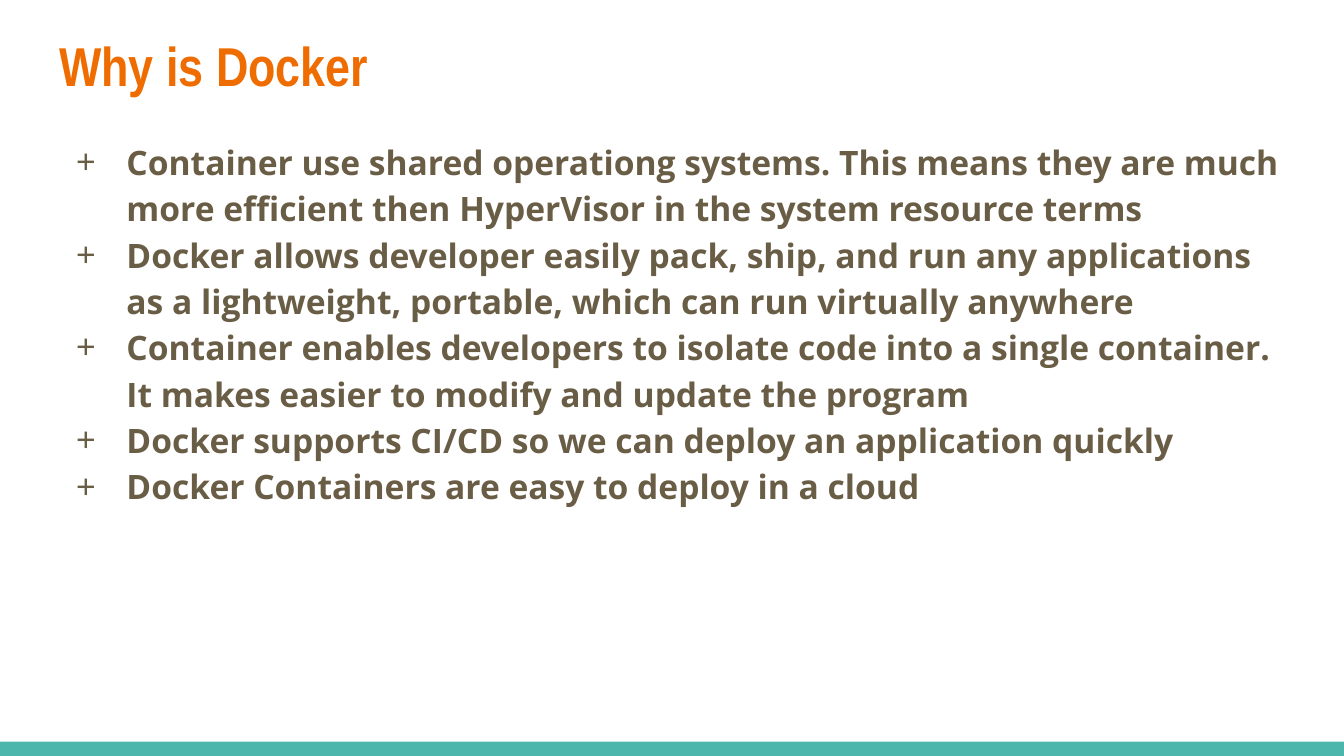
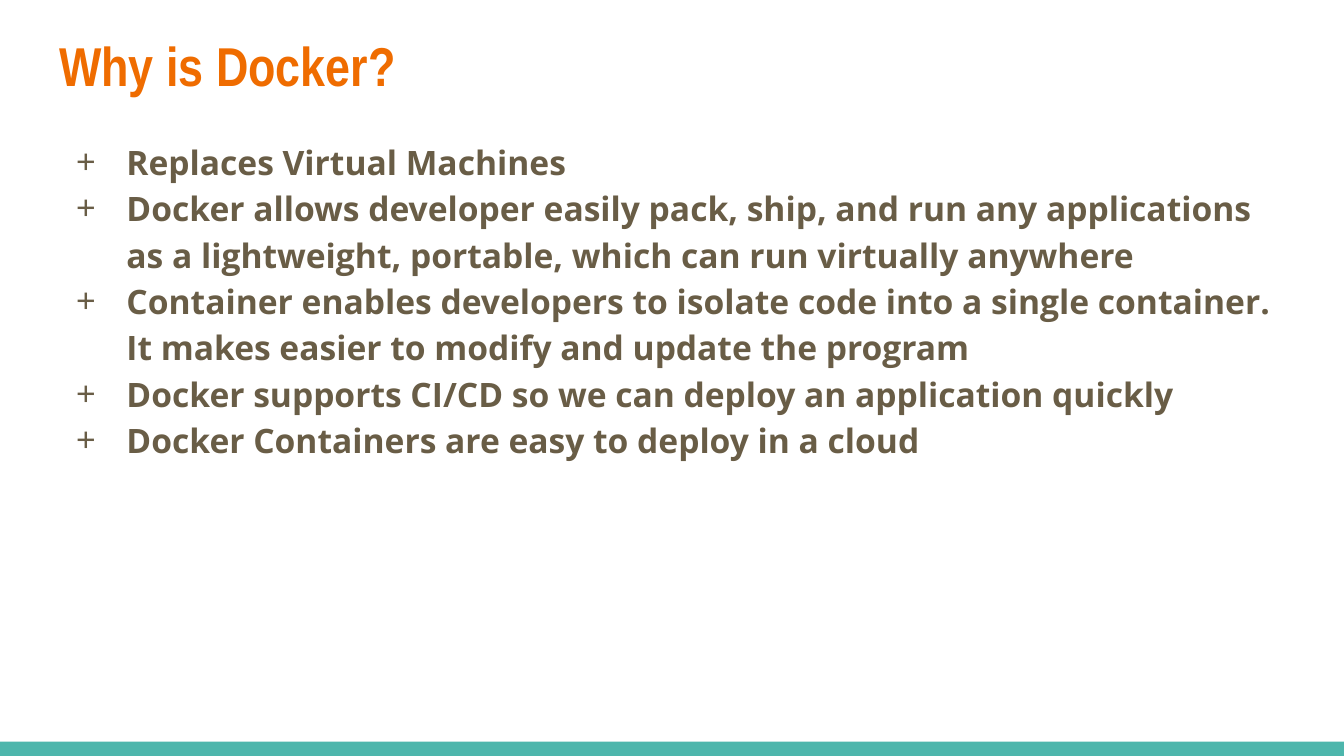
Before and after one commit to dinhhung09138/Learning-Example, a slide deck: slide 6 of docker/Docker - 01 - Basic.pptx. Drawn at 1344x756 pixels with LibreOffice and Linux fonts; fonts in the diff are those of the drawing. Boxes give left, top, right and bottom in pixels: in the first picture for what was removed or moved away, otherwise in the second. Text is boxed around its words. In the diff, an @@ line names an element or a change of style, - is before the commit and + after.

Commit message:
Docker introduction

```diff
--- a/docker/Docker - 01 - Basic.pptx
+++ b/docker/Docker - 01 - Basic.pptx
@@ title at (x1=59, y1=46, x2=395, y2=96): text changed @@
-Why is Docker
+Why is Docker?
@@ text at (x1=126, y1=149, x2=566, y2=183): text changed @@
-+ Container use shared operationg systems. This means they are much more efficient then HyperVisor in the system resource terms
++ Replaces Virtual Machines
```
Also in this commit, not shown: 6 other slides changed, 4 slides added.
